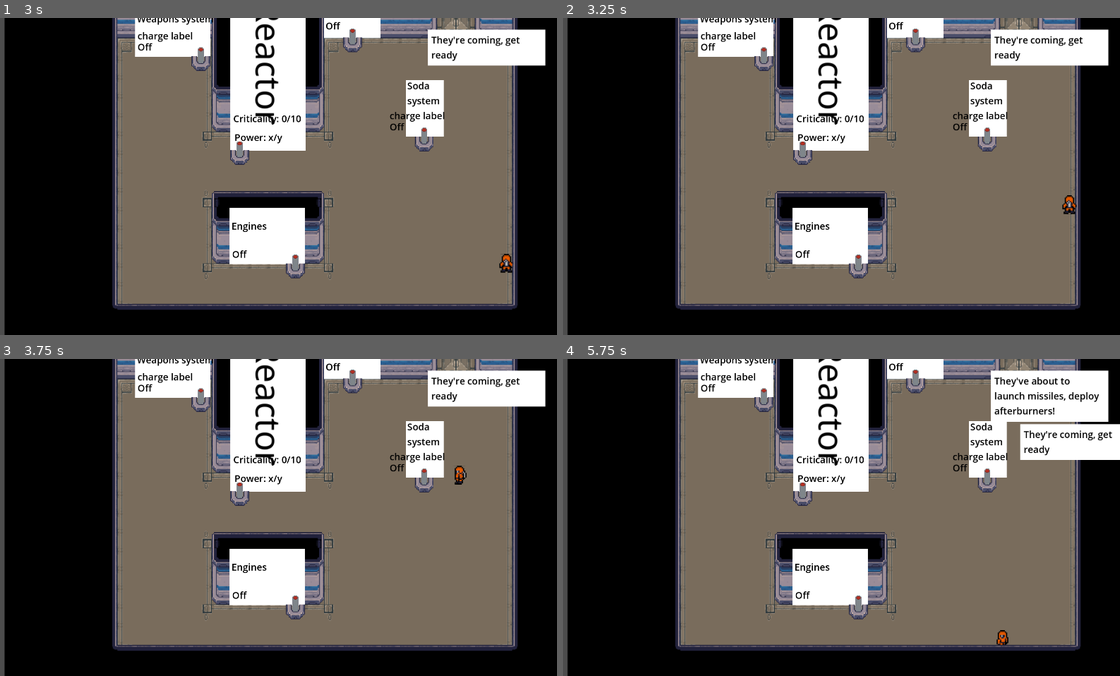
Above: before the commit, frames 1-4 (two rows, left to right).
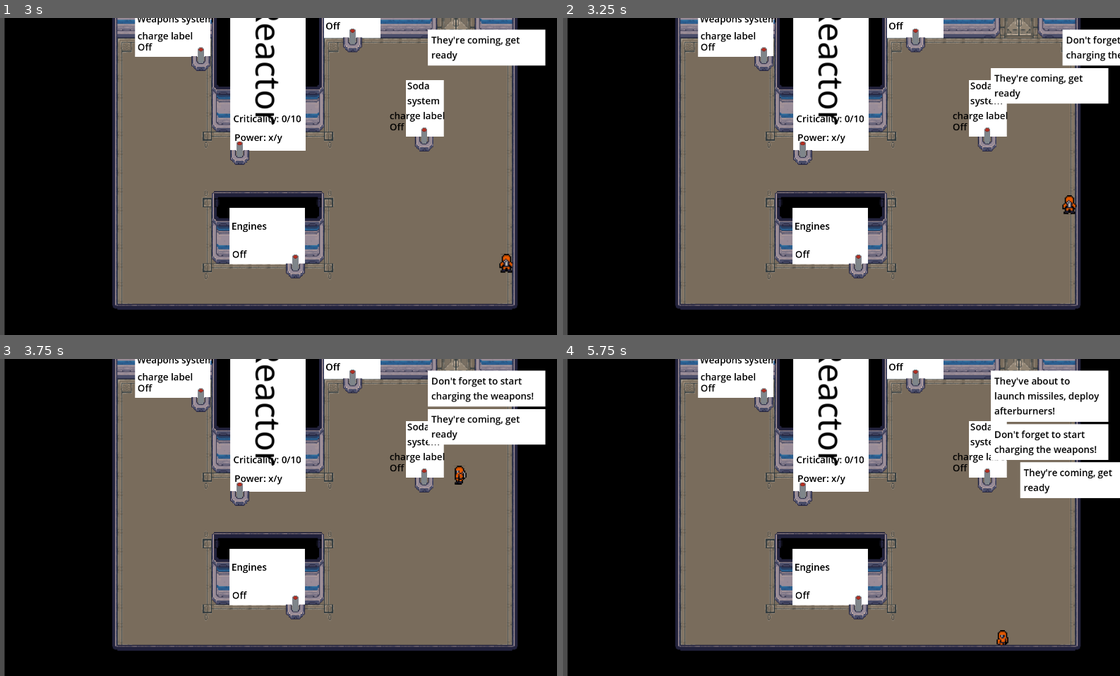
Above: after the commit, the same moments.

Repository: RichTeaMan/not-on-my-watch
Game: Godot game, scene res://scenes/engineering-room.tscn
Two runs of this game, one before a commit and one after it. Both use one fixed random seed, a clock stepped at 60 frames per second and the inputs below.
Inputs:
- Up to frame 1 (3 s): hold D (right) 0.53-1.28 s; tap E (action) every 0.75 s from 0.6 to 2.85 s; hold S (down) 1.28-2.03 s; hold D (right) 2.03-2.78 s; tap Enter at 2.75 s; hold W (up) from 2.78 s (still down)
- Up to frame 2 (3.25 s): keep holding W (up)
- Up to frame 3 (3.75 s): release W (up) at 3.53 s; hold A (left) from 3.53 s (still down); tap E (action) at 3.6 s
- Up to frame 4 (5.75 s): tap E (action) at 4.35, 5.1 s; tap Space at 5 s; release A (left) at 5.03 s; hold S (down) from 5.03 s (still down)

Frame 1 is identical in both runs. In frame 2, 4.2% of the frame differs, in the area x 76-100%, y 3-28%; in frame 3, 2.7%; in frame 4, 3.1%.

Commit message:
Added reminder to charge weapons.

Diff:
--- a/scenes/engineering_room.gd
+++ b/scenes/engineering_room.gd
@@ -24,9 +24,13 @@
 
 var aliment_timer = 10.0
 
+var second_timer = 1.0
+
 var enemy_ships: Array[EnemyShip] = []
 
 var ship_aliments: Array[Aliments] = []
+
+var weapon_offline_seconds = 0
 
 func _ready() -> void:
     Global.on_enemy_ship_state_changed.connect(_on_enemy_ship_state_changed)
@@ -38,9 +42,24 @@
 
     UI.add_comm_message("They're coming, get ready")
 
+    # dumb way to delay a message
+    var tween = get_tree().create_tween()
+    tween.tween_interval(3.0)
+    tween.tween_callback(UI.add_comm_message.bind("Don't forget to start charging the weapons!"))
+
 func _process(delta: float) -> void:
     for enemy_ship in enemy_ships:
         enemy_ship.process(delta)
+
+    second_timer -= delta
+    if second_timer <= 0.0:
+        second_timer += 1.0
+        if weapons.get_enabled_state():
+            weapon_offline_seconds = 0
+        else:
+            weapon_offline_seconds += 1
+        if weapon_offline_seconds % 10 == 0:
+            UI.add_comm_message("We're not charging our weapons!")
 
     aliment_timer -= delta
     if aliment_timer <= 0.0:
